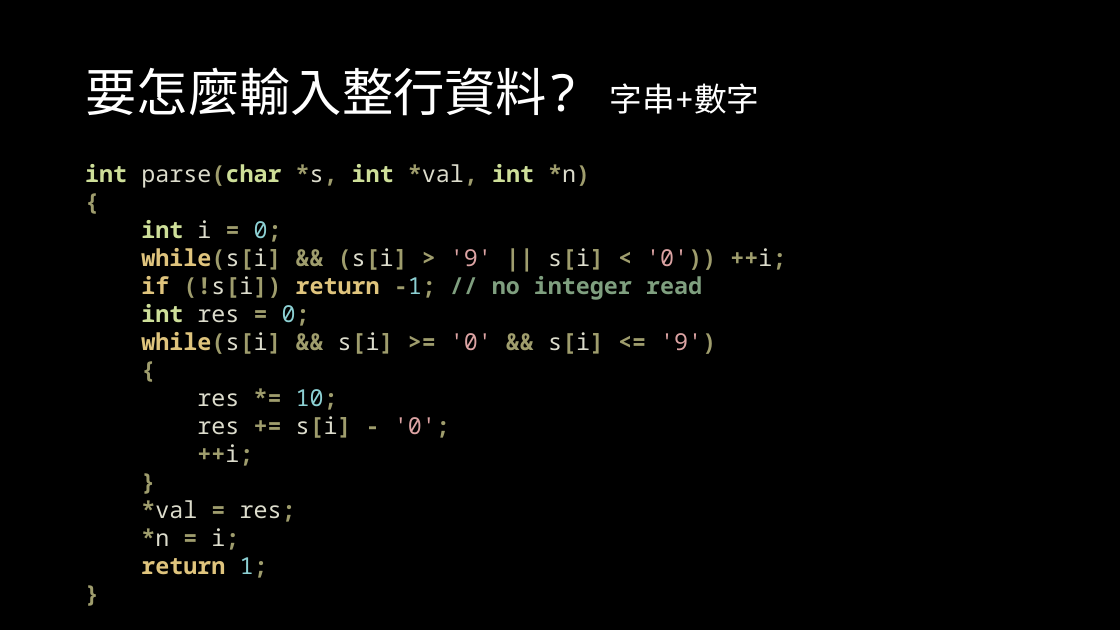
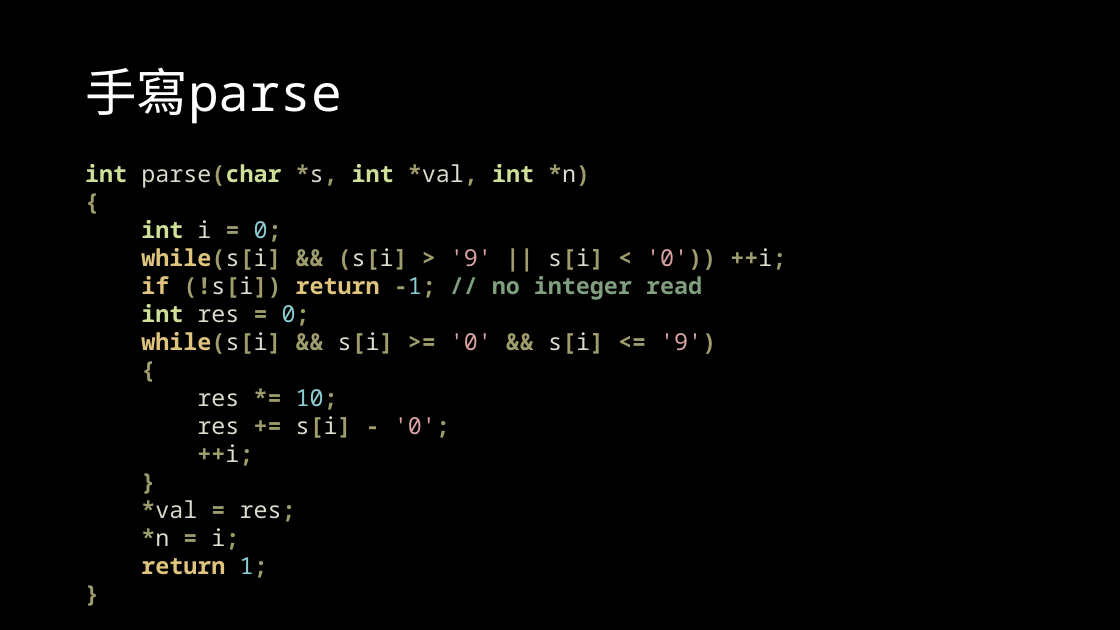
Before and after one commit to OEmiliatanO/those_c_prog_didnt_teach, a slide deck: slide 21 of Ch1/Ch1-basic.pptx. Drawn at 1120x630 pixels with LibreOffice and Linux fonts; fonts in the diff are those of the drawing. Boxes give left, top, right and bottom in pixels: in the first picture for what was removed or moved away, otherwise in the second. Text is boxed around its words. In the diff, an @@ line names an element or a change of style, - is before the commit and + after.

```diff
--- a/Ch1/Ch1-basic.pptx
+++ b/Ch1/Ch1-basic.pptx
@@ title at <box>85,67,342,124</box>: text changed @@
-要怎麼輸入整行資料? 字串+數字
+手寫parse
```
Also in this commit, not shown: 5 other slides changed, 3 slides added, 1 other file.
